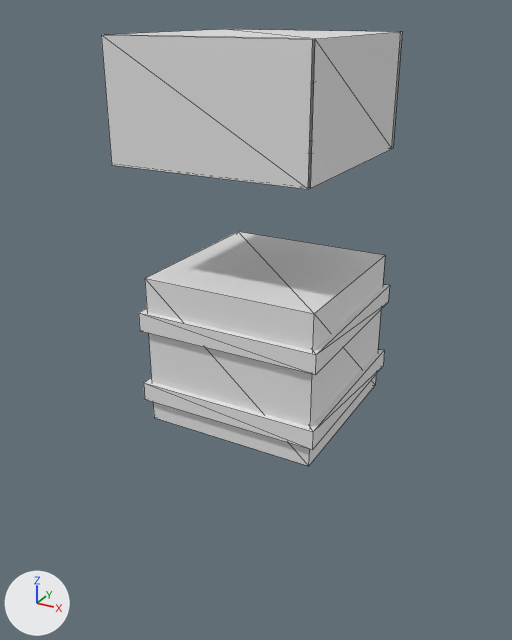
The OBJ model tools/armor_src/models/entity/corsair/chest_arm_r.obj as it was, and as the next commit left it.
Both versions are drawn from a 50 mm camera at (0.13, -0.966, 1.47) aimed at (-0.398, -0.007, 0.99). The lights are fixed; the arrows at lower left show +X, +Y and +Z. The picture after the commit comes second. Mesh edges are drawn as thin lines. Where no turn or scale is listed for an object, it has been applied to the vertices.

Objects in the first picture: 'chest_arm_r'.
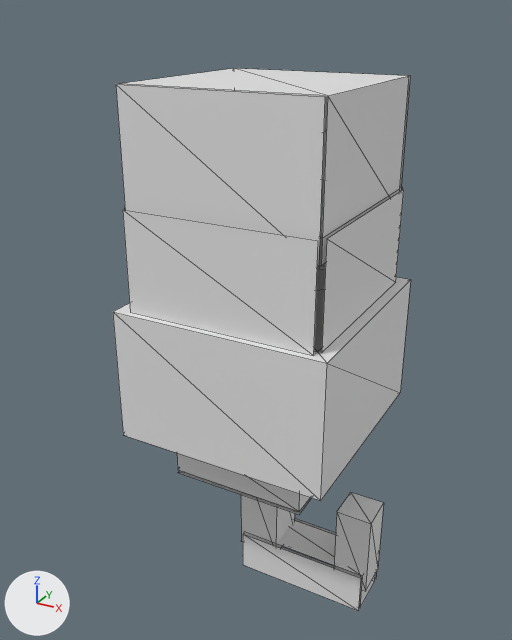
Changed parts and their boxes [x1, y1, x2, y2] in the pictures (512 x 640 px; the box of a moved part takes in the faces that stretch with it):
'chest_arm_r', reshaped (24% taller)
    before: [101, 29, 402, 466]
    after: [113, 68, 411, 611]
part 1 of me_chest_arm_r, moved or reshaped
    before: [106, 29, 401, 188]
    after: [120, 68, 409, 266]
part 2 of me_chest_arm_r, added
    after: [113, 266, 411, 501]
part 3 of me_chest_arm_r, added
    after: [241, 495, 294, 548]
part 4 of me_chest_arm_r, added
    after: [277, 521, 375, 608]
part 5 of me_chest_arm_r, added
    after: [334, 492, 384, 591]
part 6 of me_chest_arm_r, rebuilt (19% taller)
    before: [101, 35, 313, 189]
    after: [116, 84, 325, 267]
part 7 of me_chest_arm_r, rebuilt
    before: [234, 29, 402, 148]
    after: [238, 68, 410, 191]
part 8 of me_chest_arm_r, deleted
    before: [144, 349, 384, 450]
part 9 of me_chest_arm_r, moved or reshaped
    before: [139, 232, 390, 466]
    after: [123, 180, 404, 611]

What changed in the scene script:
```text
Change me_chest_arm_r:
    used by ob_chest_arm_r; location = (0.0, 0.0, 0.0)
    remove me_chest_arm_r.from_pydata(...)  # 40 vertices, 48 faces; spans x -0.55..-0.222, y -0.162..0.163, z 0.837..1.438
    add me_chest_arm_r.from_pydata(...)  # 92 vertices, 84 faces; spans x -0.556..-0.162, y -0.181..0.181, z 0.488..1.375
    me_chest_arm_r part 1: the loose piece of 8 vertices spanning x -0.55..-0.237, y -0.156..0.156, z 1.263..1.438 is scaled about its middle by (1, 1, 1.21), then moved by (0.019, 0.0, -0.081)
    me_chest_arm_r part 2: a new loose piece, a box spanning x -0.556..-0.194, y -0.181..0.181, z 0.812..1.038
    me_chest_arm_r part 3: a new loose piece, a box spanning x -0.412..-0.338, y -0.037..0.038, z 0.538..0.738
    me_chest_arm_r part 4: the loose piece of 8 vertices spanning x -0.55..-0.237, y -0.156..0.156, z 1.263..1.438 is copied, and the copy is scaled about its middle by (0.76, 0.24, 0.429), then moved by (0.106, 0.0, -0.825); it spans x -0.406..-0.169, y -0.037..0.038, z 0.488..0.562
    me_chest_arm_r part 5: a new loose piece, a box spanning x -0.225..-0.162, y -0.031..0.031, z 0.525..0.675
    me_chest_arm_r part 6: the loose piece of 4 vertices spanning x -0.55..-0.237, y -0.162, z 1.263..1.438 is rebuilt with 4 vertices and now spans x -0.531..-0.219, y -0.162, z 1.163..1.375
    me_chest_arm_r part 7: the loose piece of 4 vertices spanning x -0.55..-0.237, y 0.163, z 1.263..1.438 is rebuilt with 4 vertices and now spans x -0.531..-0.219, y 0.163, z 1.163..1.375
    me_chest_arm_r part 8: the loose piece of 8 vertices spanning x -0.528..-0.222, y -0.153..0.153, z 0.875..0.906 is deleted
    me_chest_arm_r part 9
    16 vertices are removed from x -0.528..-0.222, y -0.153..0.153, z 0.837..1.087
    24 faces are deleted
    30 vertices are added at x -0.538..-0.169, y -0.169..0.169, z 0.488..1.2
    8 new vertices lie (0.312, 0.0, 0.0) away from vertices in x -0.531, y -0.169..0.169, z 1.038..1.2
    6 new vertices lie (0.238, 0.0, 0.0) away from vertices in x -0.494, y -0.119..0.119, z 0.719..0.812
    28 new faces join them
```
